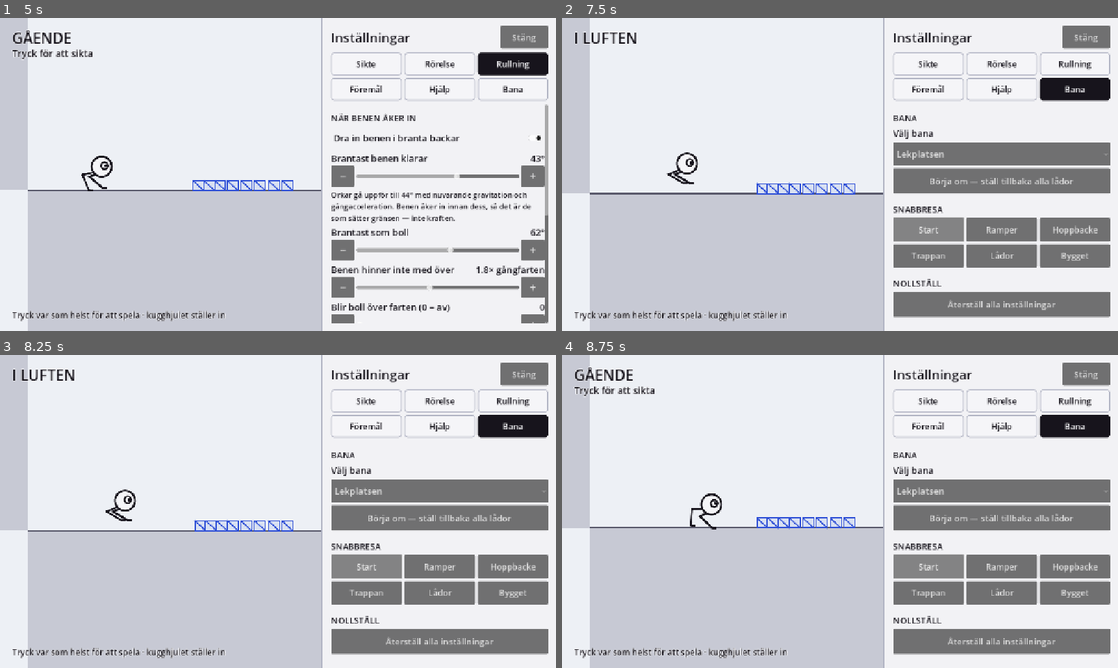
Above: before the commit, frames 1-4 (two rows, left to right).
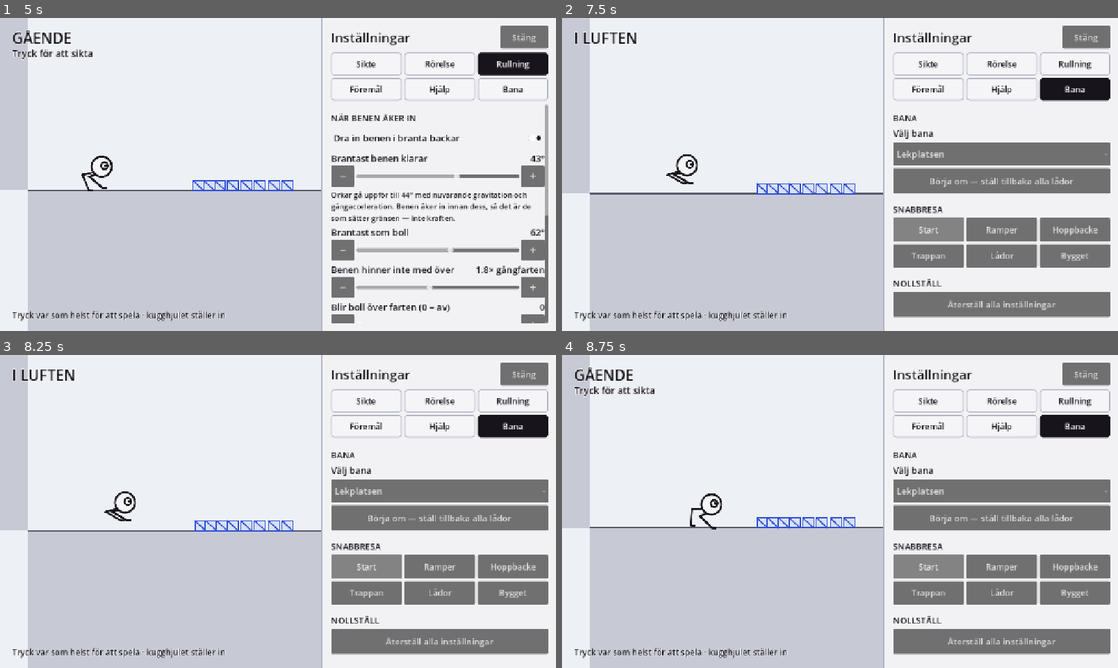
Above: after the commit, the same moments.

Repository: ojojboll-ui/Robo-ball
Game: Godot game, scene res://main/main.tscn
Two runs of this game, one before a commit and one after it. Both use one fixed random seed, a clock stepped at 60 frames per second and the inputs below.
Inputs:
- Up to frame 1 (5 s): click "⚙" at 0.5 s; click "Stäng" at 1.25 s; click "⚙" at 2 s; click "Sikte" at 2.75 s; click "Rörelse" at 3.5 s; click "Rullning" at 4.25 s
- Up to frame 2 (7.5 s): click "Föremål" at 5 s; click "Hjälp" at 5.75 s; click "Bana" at 6.5 s; click "Start" at 7.25 s
- Up to frame 3 (8.25 s): click "Start" at 8 s
- Up to frame 4 (8.75 s): no input

Frame 1 is identical in both runs. In frame 2, 0.2% of the frame differs, in the area x 18-25%, y 42-54%; in frame 3, 0.2%; in frame 4, nothing differs.

Commit message:
Lösa ben igen, grepp var som helst på lianen, och ett varv som går runt
Fem saker.

**Benen är lösa igen.** Jag hade gjort dem för styva när jag fixade antennerna:
fötterna gled mot en punkt i en takt som skalade med farten, och det blev en
låsning i stället för en pendling. Nu hänger de i en fjäder med dämpning — de
slänger efter kroppen, svänger förbi och pendlar in. Mätt rör sig foten som mest
9 px per bildruta i ett hopp. Sträckan är fortfarande hårt kapad vid vad benet
når, så antennerna kommer inte tillbaka.

**Ställningen fryser när siktet börjar.** Benen uppdateras inte alls i siktläget:
den ställning han står, hänger eller flyger i när man trycker är exakt den han
behåller medan pilen sveper. Mätt: fötterna flyttar sig 0,00 px.

**Benen känner centrifugalkraften.** Ju fortare han snurrar desto hårdare dras
kroppen utåt och benen ger efter: 4 px vid 2 rad/s, 8 px vid 4. Uttänjningen
följer ω²r/g, alltså kvoten mellan centrifugalkraft och tyngd, och när radien
ändras bevaras rörelsemängdsmomentet r²ω — som när en konståkare drar in
armarna. Sträcker han ut sig går varvet långsammare, av sig självt. Reglage
finns.

**Lianen greppas var som helst längs repet.** Förut fanns greppet bara i repets
ände. Nu mäts avståndet mot hela repet, och *var* han tar tag sätter pendelns
längd: 180 px ner ger 2,3 sekunders svängningstid, 300 px ner ger 2,9. Det är
den skillnaden som gör lianen till ett val och inte bara ett föremål.

**Och buggen: ett helt varv förstörde lianen.** Vinkeln räknade upp obegränsat —
mätt 1243 grader efter några sekunder — så repet ritades som en härva och hittade
aldrig tillbaka till sitt viloläge. Vinkeln hålls nu inom ett varv, vilket inte
ändrar fysiken en tiondel eftersom sinus är periodisk. Efter fixen: högst 179
grader oavsett hur länge han snurrar.

Kontrollerat på sju stationer i tre banor: inget fladder, ingen baklängesgång,
noll bildrutor med ett ben sträckt längre än det når.

Co-Authored-By: Claude Opus 5 <noreply@anthropic.com>
Claude-Session: https://claude.ai/code/session_01BFuXiawrAFSoffrH8t6SUi

Diff:
--- a/game/actor/legs.gd
+++ b/game/actor/legs.gd
@@ -54,6 +54,7 @@
 ## minne tippar leden fram och tillbaka. Det syntes som att benen böjde sig åt
 ## fel håll under fall.
 var _side := [1.0, 1.0]
+var _foot_vel := [Vector2.ZERO, Vector2.ZERO]
 var _body_vel := Vector2.ZERO
 var _ready := false
 
@@ -197,16 +198,33 @@
 ## Markerade vi dem som stegande med stegtiden slut skulle nästa markbildruta
 ## flytta foten till *förra* stegets slutpunkt — som mycket väl kan ligga tvärs
 ## över banan. Det var felet som gjorde benen jättelånga vid landning.
-func _dangle(normal: Vector2, delta: float, fall_speed: float) -> void:
-	var t := Vector2(-normal.y, normal.x)
-	# Fötterna följer kroppen fortare ju fortare kroppen rör sig. Med en fast takt
-	# hann de inte med i ett snabbt fall: kroppen sjönk ifrån dem och benen blev
-	# stående rakt upp som antenner, tydligast i ögonblicket han mötte en
-	# studsmatta. Farten i taktens nämnare gör att de hänger med i alla hastigheter.
-	var follow := minf(1.0, delta * (16.0 + fall_speed * 0.09))
+## I luften hänger benen i sig själva.
+##
+## Fötterna dras mot sitt viloläge under höften av en fjäder och bromsas av en
+## dämpning — alltså slänger de efter kroppen, svänger förbi och pendlar in, i
+## stället för att glida mot en punkt i en fast takt. Att de får släpa är hela
+## poängen: det är benen som visar vad kroppen gjort. Fjädern är stark nog att de
+## hinner med i ett fall (utan den blev de stående rakt upp som antenner), och
+## sträckan är hårt kapad vid vad benet når.
+const DANGLE_SPRING := 190.0
+const DANGLE_DAMP := 11.0
+
+func _dangle(normal: Vector2, delta: float, _fall_speed: float) -> void:
+	var t := Vector2(-normal.y, normal.x)
 	for i in 2:
 		var rest := body_point - normal * (body_height - 6.0) + t * (i * 2.0 - 1.0) * HIP_SPREAD
-		feet[i] = (feet[i] as Vector2).lerp(rest, follow)
+		var foot: Vector2 = feet[i]
+		var vel: Vector2 = _foot_vel[i]
+		vel += (rest - foot) * DANGLE_SPRING * delta
+		vel *= exp(-DANGLE_DAMP * delta)
+		foot += vel * delta
+		var hip := body_point - normal * 10.0 + t * (i * 2.0 - 1.0) * HIP_SPREAD
+		var reach := foot - hip
+		if reach.length() > REACH:
+			foot = hip + reach.normalized() * REACH
+			vel = vel.slide(reach.normalized())
+		_foot_vel[i] = vel
+		feet[i] = foot
 		planted[i] = true
 		step_t[i] = 1.0
 		step_to[i] = feet[i]
--- a/game/actor/robo_ball.gd
+++ b/game/actor/robo_ball.gd
@@ -124,13 +124,18 @@
 	# Hänger han kvar i något gäller hängställningen även medan han siktar. Förut
 	# reste han sig mitt i luften i samma stund han tryckte, som om han glömt att
 	# det var benen han hängde i.
-	if _swing != null and (state == State.HANG or state == State.AIM):
+	if _swing != null and state == State.HANG:
 		# Hängande är kroppens "upp" riktad bort från greppet — han hänger upp
 		# och ner i benen, som i konceptskiss 05.
 		var down := global_position - _swing.grip()
 		if down.length() > 0.001:
 			_smooth_normal = _smooth_normal.lerp(down.normalized(), minf(1.0, delta * 14.0)).normalized()
 		_legs.hang(self, _swing.grip(), delta)
+		return
+	# Siktet fryser världen, och då ska benen frysa med. Ställningen han står,
+	# hänger eller flyger i när man trycker är den han behåller medan pilen
+	# sveper — allt annat blir en ny pose ur tomma intet.
+	if state == State.AIM:
 		return
 	if _stance < 0.08:
 		# Helt indragna — då finns inget att simulera, och kroppen sitter åter
@@ -256,7 +261,9 @@
 		var swing := node as Swing
 		if swing == null or not swing.can_grab():
 			continue
-		var d := global_position.distance_to(swing.grip())
+		# Lianen mäts mot hela repet, inte bara mot dess ände: han ska kunna ta tag
+		# var som helst längs den, och var han tar tag avgör pendelns längd.
+		var d := swing.distance_to_rope(global_position)
 		if d < best_distance:
 			best_distance = d
 			best = swing
--- a/game/core/settings.gd
+++ b/game/core/settings.gd
@@ -100,6 +100,7 @@
 var swing_damping := 0.12      ## hur fort en trapets eller lian tappar sin sväng
 var swing_grab := true         ## hakar fast av sig själv när han far förbi
 var swing_grab_radius := 70.0  ## px, hur nära greppet han måste komma
+var swing_stretch := 1.0       ## hur mycket benen ger efter för centrifugalkraften
 var hang_slowmo := false       ## sakta ner världen redan medan han hänger (siktet saktar ändå ner)
 ## Hur mycket av farten han redan har som följer med in i hoppet. 1.0 = allt:
 ## hoppkraften läggs ovanpå, alltså skjuter han ifrån i stället för att starta om.
@@ -165,6 +166,7 @@
 		"swing_damping": swing_damping,
 		"swing_grab": swing_grab,
 		"swing_grab_radius": swing_grab_radius,
+		"swing_stretch": swing_stretch,
 		"hang_slowmo": hang_slowmo,
 		"momentum_carry": momentum_carry,
 		"level_index": level_index,
@@ -216,6 +218,7 @@
 	swing_damping = float(data.get("swing_damping", swing_damping))
 	swing_grab = bool(data.get("swing_grab", swing_grab))
 	swing_grab_radius = float(data.get("swing_grab_radius", swing_grab_radius))
+	swing_stretch = float(data.get("swing_stretch", swing_stretch))
 	hang_slowmo = bool(data.get("hang_slowmo", hang_slowmo))
 	momentum_carry = float(data.get("momentum_carry", momentum_carry))
 	level_index = int(data.get("level_index", level_index))
--- a/game/ui/tuning_panel.gd
+++ b/game/ui/tuning_panel.gd
@@ -295,6 +295,8 @@
 		func(v: bool) -> void: Settings.swing_grab = v)
 	_slider("Hur nära greppet han måste komma", 30.0, 160.0, 5.0, Settings.swing_grab_radius,
 		func(v: float) -> void: Settings.swing_grab_radius = v, "%.0f px")
+	_slider("Benens eftergift i svängen", 0.0, 2.0, 0.05, Settings.swing_stretch,
+		func(v: float) -> void: Settings.swing_stretch = v, "%.2f")
 	_slider("Hur fort svängen dör ut", 0.0, 1.0, 0.02, Settings.swing_damping,
 		func(v: float) -> void: Settings.swing_damping = v, "%.2f")
 	_check("Slow motion redan medan han hänger", Settings.hang_slowmo,
--- a/game/world/swing.gd
+++ b/game/world/swing.gd
@@ -30,6 +30,10 @@
 ## snurrade han 2,3 varv i sekunden vid ett snabbt grepp, vilket varken går att
 ## läsa eller att träffa rätt i.
 const BAR_HOLD := 60.0
+## Hur långt upp mot fästet man som minst kan greppa en lian.
+const VINE_MIN_HOLD := 70.0
+## Hur mycket benen ger efter för centrifugalkraften när han snurrar fort.
+const STRETCH := 20.0
 ## Greppet ritas en bit ovanför den som hänger, så att han hänger *i* det.
 const HOLD_ABOVE := 20.0
 
@@ -43,6 +47,12 @@
 var rider: Node2D = null
 ## Sant medan han siktar: pendeln står stilla och farten väntar i hoppet.
 var frozen := false
+## Avståndet från fästet ut till honom när han greppade. På en lian sätts det av
+## *var* på repet han tog tag — högt upp ger en kort, snabb pendel, långt ner en
+## lång och långsam. Det är hela skillnaden mellan två grepp i samma lian.
+var hold := 0.0
+## Vad benen sträckt sig till just nu, av centrifugalkraften.
+var _stretch := 0.0
 
 var _cooldown := 0.0
 
@@ -54,29 +64,71 @@
 		_cooldown -= delta
 	# En fast stång rör sig inte av sig själv; bara den som hänger i den gör det.
 	if not frozen and (kind == Kind.VINE or rider != null):
+		_apply_stretch(delta)
 		omega += -(Settings.rb_gravity / radius()) * sin(angle) * delta
 		omega -= omega * Settings.swing_damping * delta
 		angle += omega * delta
+		# Vinkeln hålls inom ett varv. Utan det räknade den bara uppåt — mätt
+		# 1243 grader efter några sekunders snurrande — och då blev repet ritat
+		# som en härva och hittade aldrig tillbaka till sitt viloläge.
+		angle = wrapf(angle, -PI, PI)
 	if rider != null:
 		rider.global_position = seat()
 		rider.velocity = tangent() * omega * radius()
 	queue_redraw()
 
+## Benen ger efter för centrifugalkraften.
+##
+## Ju fortare han snurrar desto hårdare dras kroppen utåt, och benen sträcks. Den
+## uttänjning som centrifugalkraften ger jämfört med tyngden är ω²r/g, alltså
+## exakt det talet — och när radien ändras bevaras rörelsemängdsmomentet L = r²ω,
+## precis som när en konståkare drar in armarna. Sträcker han ut sig går varvet
+## alltså långsammare, drar han in sig går det fortare, av sig självt.
+func _apply_stretch(delta: float) -> void:
+	if rider == null:
+		_stretch = maxf(0.0, _stretch - delta * 60.0)
+		return
+	var base := maxf(hold, 1.0)
+	var pull := omega * omega * base / maxf(Settings.rb_gravity, 1.0)
+	var target := clampf(pull, 0.0, 1.0) * STRETCH * Settings.swing_stretch
+	var before := radius()
+	_stretch = lerpf(_stretch, target, minf(1.0, delta * 6.0))
+	var after := radius()
+	if after > 0.01 and absf(after - before) > 0.001:
+		omega *= (before * before) / (after * after)
+
 ## Punkten han svänger runt.
 func pivot() -> Vector2:
 	return global_position + (Vector2(out * length, 0.0) if kind == Kind.BAR else Vector2.ZERO)
 
 ## Avståndet från upphängningen ut till honom.
 func radius() -> float:
+	return (hold if hold > 0.0 else _default_hold()) + _stretch
+
+func _default_hold() -> float:
 	return BAR_HOLD if kind == Kind.BAR else length
 
 ## Där han sitter just nu.
 func seat() -> Vector2:
 	return pivot() + Vector2(sin(angle), cos(angle)) * radius()
 
-## Var man får tag: stången griper man var man än når den, lianen i dess ände.
+## Var man får tag. Stången griper man var man än når den. Lianen griper man
+## *var som helst längs repet* — den punkt på repet som är närmast honom.
 func grip() -> Vector2:
 	return pivot() if kind == Kind.BAR else seat()
+
+## Närmaste greppunkt på repet till en given plats, och hur långt ut den ligger.
+func grab_point(from: Vector2) -> Dictionary:
+	if kind == Kind.BAR:
+		return {"point": pivot(), "hold": BAR_HOLD}
+	var dir := Vector2(sin(angle), cos(angle))
+	var along := clampf((from - pivot()).dot(dir), VINE_MIN_HOLD, length)
+	return {"point": pivot() + dir * along, "hold": along}
+
+## Hur nära repet han är som närmast — grepp om lianen mäts mot hela repet, inte
+## bara mot dess ände. Det är det som gör att var man tar tag betyder något.
+func distance_to_rope(from: Vector2) -> float:
+	return from.distance_to((grab_point(from)["point"] as Vector2))
 
 ## Riktningen han far iväg i om han släpper nu: vinkelrätt mot armen.
 func tangent() -> Vector2:
@@ -110,9 +162,13 @@
 func grab(body: Node2D) -> void:
 	rider = body
 	frozen = false
+	_stretch = 0.0
 	if kind == Kind.BAR:
+		hold = BAR_HOLD
 		angle = _hook_angle(body.velocity)
 	else:
+		# Lianen: han tar tag där han är, och radien blir avståndet dit.
+		hold = float(grab_point(body.global_position)["hold"])
 		angle = _angle_of(body.global_position)
 	omega = body.velocity.dot(tangent()) / radius()
 	body.global_position = seat()
@@ -132,6 +188,7 @@
 	var out_velocity := tangent() * omega * radius()
 	rider = null
 	frozen = false
+	hold = 0.0
 	_cooldown = REGRAB_DELAY
 	return out_velocity
 
@@ -153,11 +210,12 @@
 		# Lianen ritas som korta segment som hänger efter i svängen, så att den
 		# ser mjuk ut. Den räknas fortfarande som en styv pendel — det syns bara
 		# på repet, inte på fysiken.
-		var reach := radius() - HOLD_ABOVE
+		# Repet ritas i sin fulla längd även när han hänger en bit upp på det: det
+		# är ju hela repet som finns där, och nedanför honom dinglar resten.
 		var points := PackedVector2Array()
-		for i in 9:
-			var t := float(i) / 8.0
+		for i in 13:
+			var t := float(i) / 12.0
 			var a := angle * (0.35 + 0.65 * t)
-			points.append(Vector2(sin(a), cos(a)) * (reach * t))
+			points.append(Vector2(sin(a), cos(a)) * (length * t))
 		draw_polyline(points, Palette.GROUND_EDGE, 5.0)
 		draw_circle(Vector2.ZERO, 7.0, Palette.GROUND_EDGE)
Not shown, changed: README.md
Not shown, changed: docs/METRICS.md
